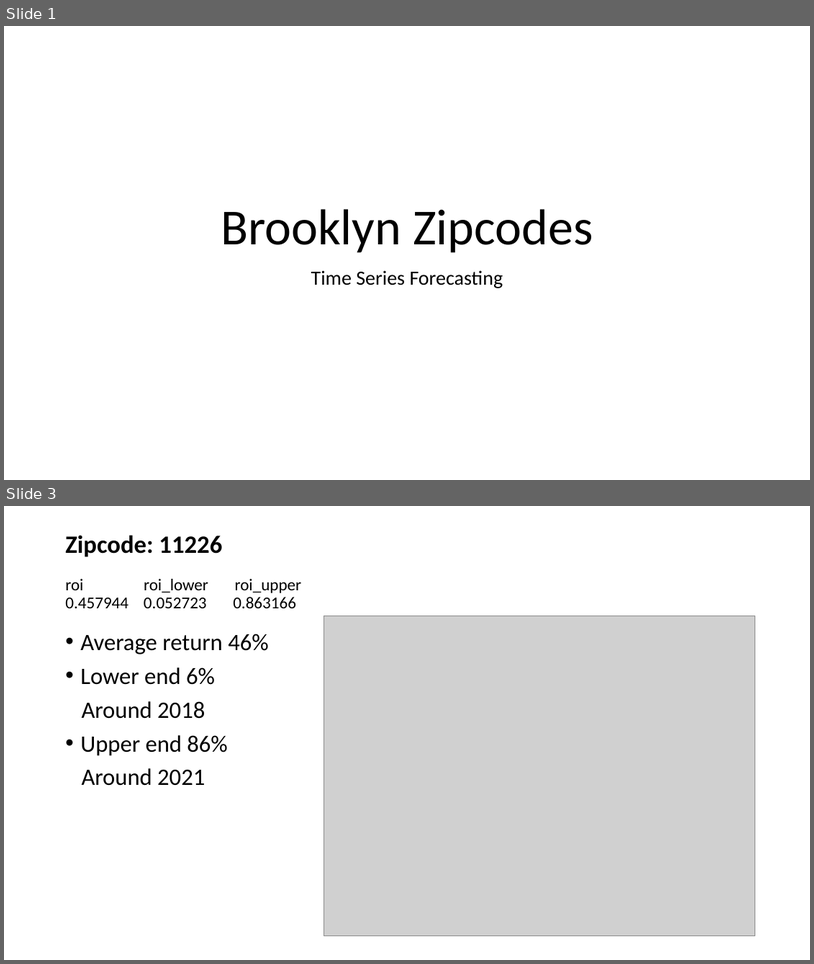
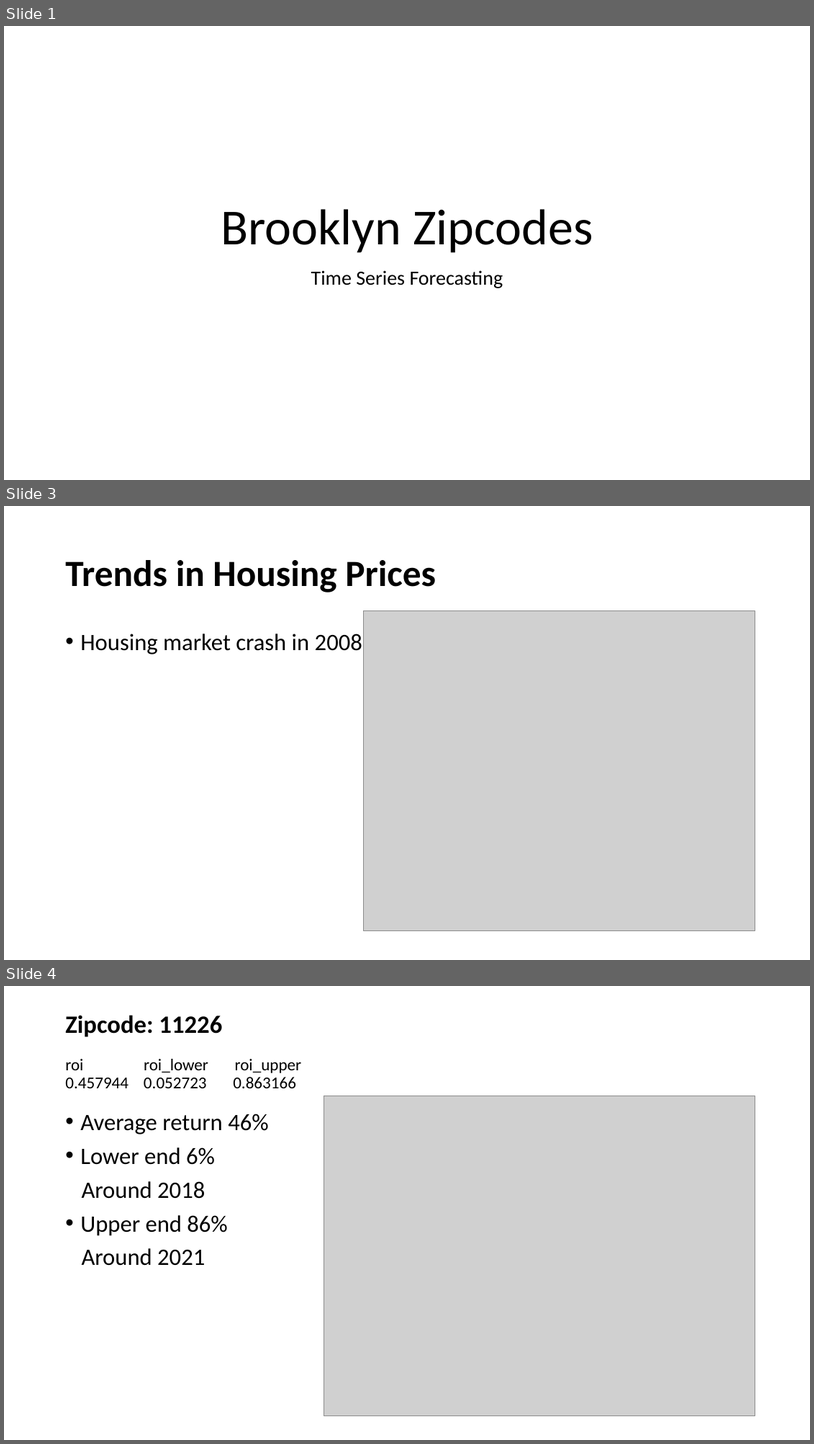
Before and after one commit to davidrtorres/Model-4-Brooklyn-Real-Estate-Investment, a slide deck: zillow_ts.pptx. Shown one above the other, each under a label of ours: slides 1 and 3 before the commit, slides 1, 3 and 4 after it; the slides between them are not shown. The pictures are 814x964 and 814x1444 pixels, drawn with LibreOffice and Linux fonts; fonts in the diff are those of the drawing; grey boxes stand for pictures. Boxes give left, top, right and bottom in pixels: in the first picture for what was removed or moved away, otherwise in the second. Text is boxed around its words. In the diff, an @@ line names an element or a change of style, - is before the commit and + after.

```diff
--- a/zillow_ts.pptx
+++ b/zillow_ts.pptx
@@ slide 3 added at box(4, 506, 810, 960), background #FFFFFF @@
@@ title added at box(65, 560, 436, 592), 44 pt, text #000000, bold @@
+Trends in Housing Prices
@@ picture added at box(364, 610, 756, 932) @@
@@ text added at box(80, 633, 363, 654), 28 pt, text #000000 @@
+• Housing market crash in 2008
@@ what was slide 3 is now slide 4 @@
```
Also in this commit, not shown: 2 slides changed, 1 other file.
